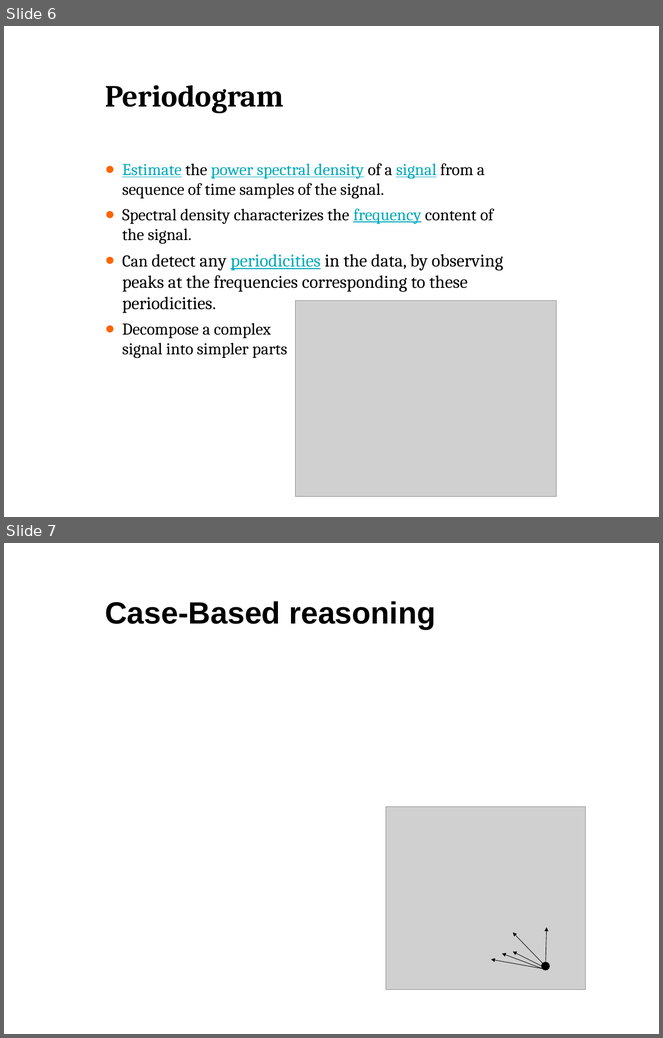
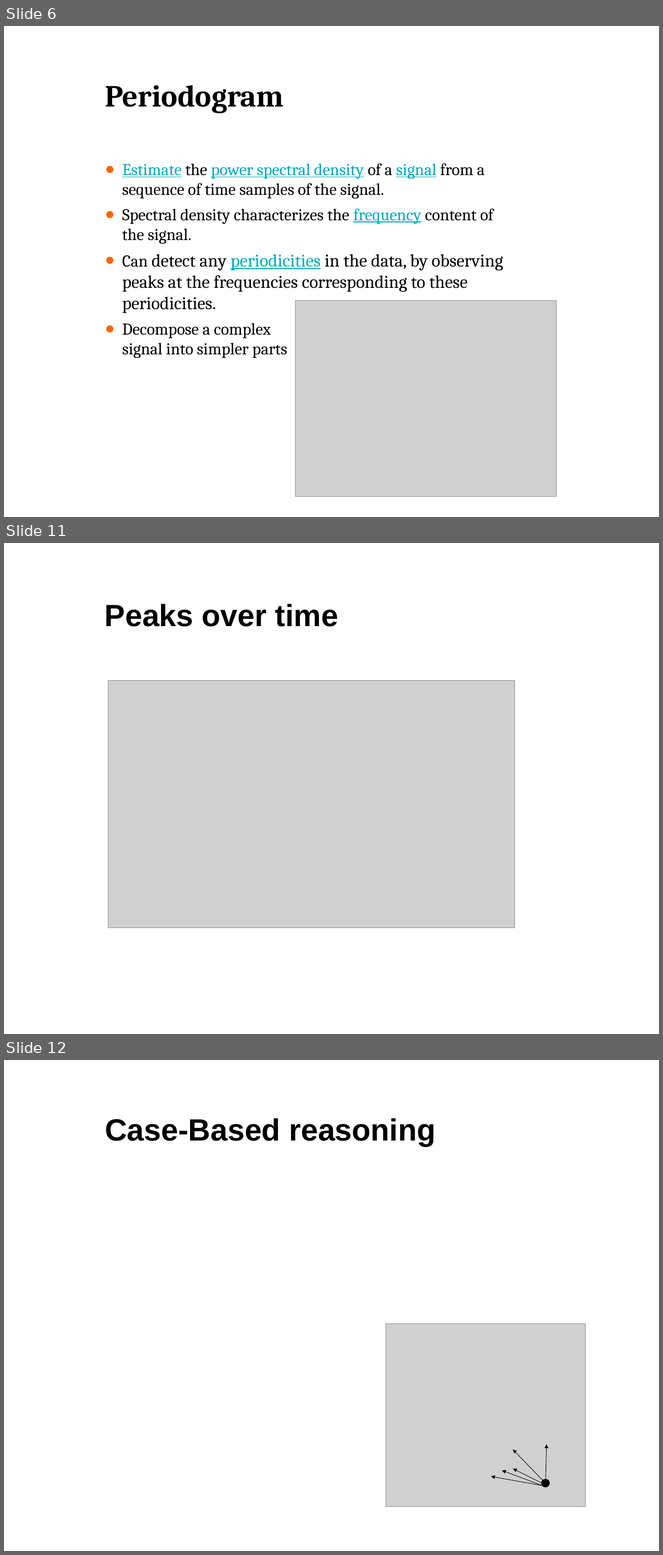
Before and after one commit to ada/case-based-reasoning, a slide deck: report/presentation.pptx. Shown one above the other, each under a label of ours: slides 6 and 7 before the commit, slides 6, 11 and 12 after it; the slides between them are not shown. The pictures are 663x1038 and 663x1555 pixels, drawn with LibreOffice and Linux fonts; fonts in the diff are those of the drawing; grey boxes stand for pictures; background and template pictures are left out. Boxes give left, top, right and bottom in pixels: in the first picture for what was removed or moved away, otherwise in the second. Text is boxed around its words. In the diff, an @@ line names an element or a change of style, - is before the commit and + after.

```diff
--- a/report/presentation.pptx
+++ b/report/presentation.pptx
@@ slide 11 added at [4, 543, 659, 1034], background #FFFFFF @@
@@ title added at [105, 604, 338, 627], 48 pt, text #000000, bold @@
+Peaks over time
@@ picture added at [108, 680, 515, 928] @@
@@ what was slide 7 is now slide 12 @@
```
Also in this commit, not shown: 1 slide changed, 5 other slides added.
